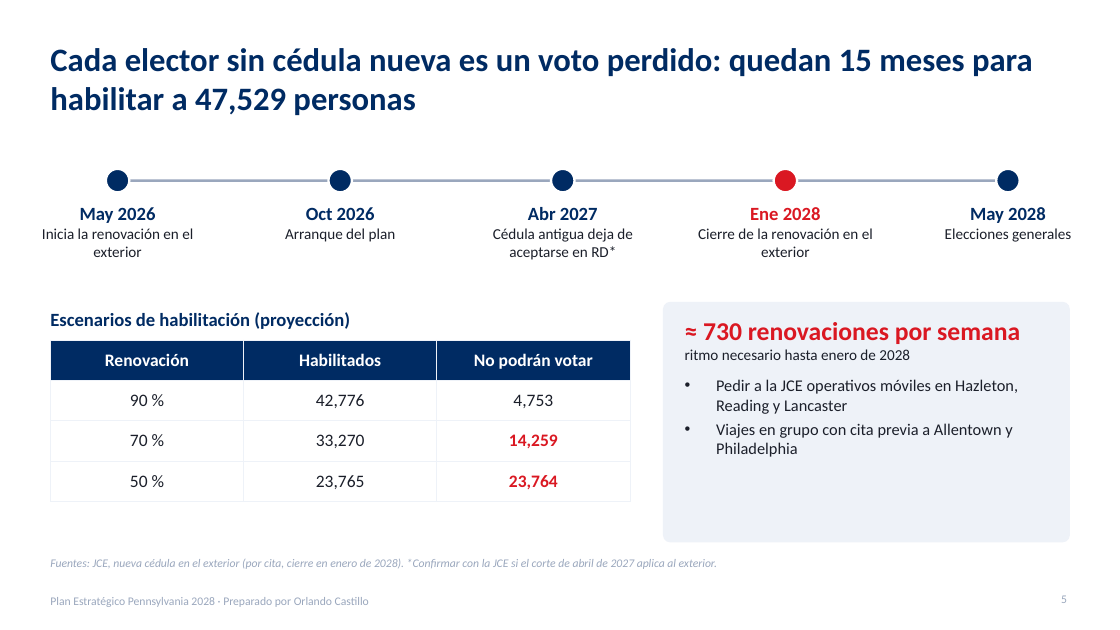
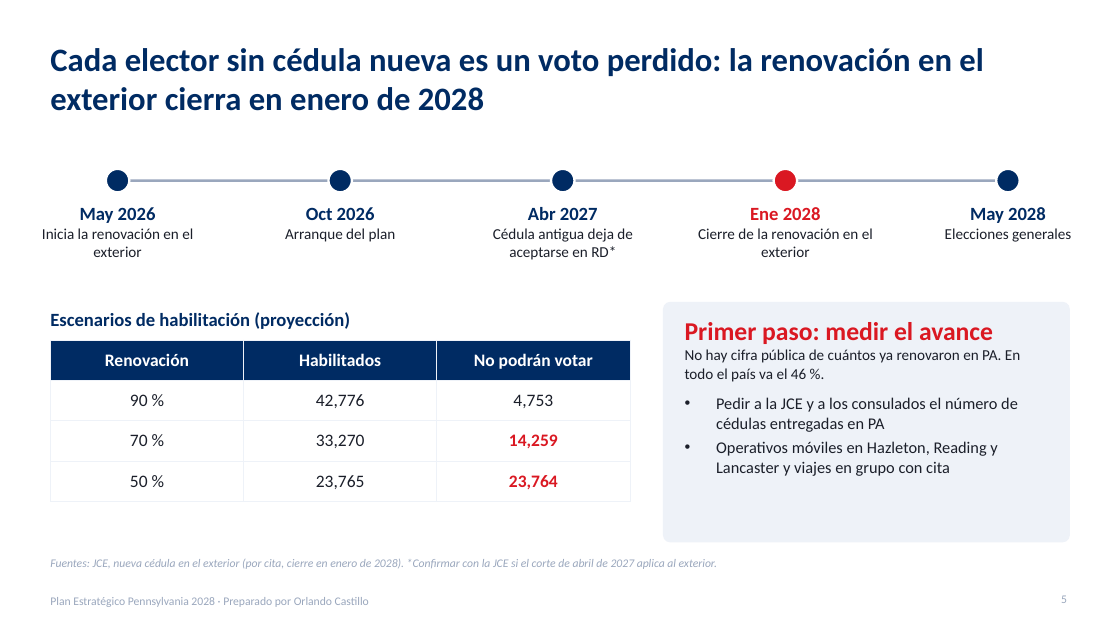
Before and after one commit to rcastillo9556/pdf-toolkit, a slide deck: slide 5 of presentaciones/Plan_Estrategico_Pennsylvania_2028.pptx. Drawn at 1120x630 pixels with LibreOffice and Linux fonts; fonts in the diff are those of the drawing. Boxes give left, top, right and bottom in pixels: in the first picture for what was removed or moved away, otherwise in the second. Text is boxed around its words. In the diff, an @@ line names an element or a change of style, - is before the commit and + after.

```diff
--- a/presentaciones/Plan_Estrategico_Pennsylvania_2028.pptx
+++ b/presentaciones/Plan_Estrategico_Pennsylvania_2028.pptx
@@ title at <box>50,48,983,111</box>: text changed @@
-Cada elector sin cédula nueva es un voto perdido: quedan 15 meses para habilitar a 47,529 personas
+Cada elector sin cédula nueva es un voto perdido: la renovación en el exterior cierra en enero de 2028
@@ text at <box>685,322,1020,476</box>: text changed @@
-≈ 730 renovaciones por semana
-ritmo necesario hasta enero de 2028
-• Pedir a la JCE operativos móviles en Hazleton, Reading y Lancaster
-• Viajes en grupo con cita previa a Allentown y Philadelphia
+Primer paso: medir el avance
+No hay cifra pública de cuántos ya renovaron en PA. En todo el país va el 46 %.
+• Pedir a la JCE y a los consulados el número de cédulas entregadas en PA
+• Operativos móviles en Hazleton, Reading y Lancaster y viajes en grupo con cita
```
Also in this commit, not shown: 1 other file.
